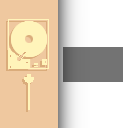
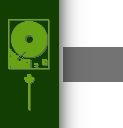
Before/after of a 123 x 128 layered artwork. What changed in the layer stack:
added group "green" with 4 layers above "pink" over (0, 0, 59, 128)
added layer "disk" in group "green" over (8, 19, 49, 110)
added layer "shadow #1" in group "green" over (9, 20, 50, 111)
added layer "background #3" in group "green" over (0, 0, 59, 128)
added layer "highlight #1" in group "green" over (1, 0, 59, 128)
hid group "yellow" (5 layers) over (0, 0, 58, 128)
